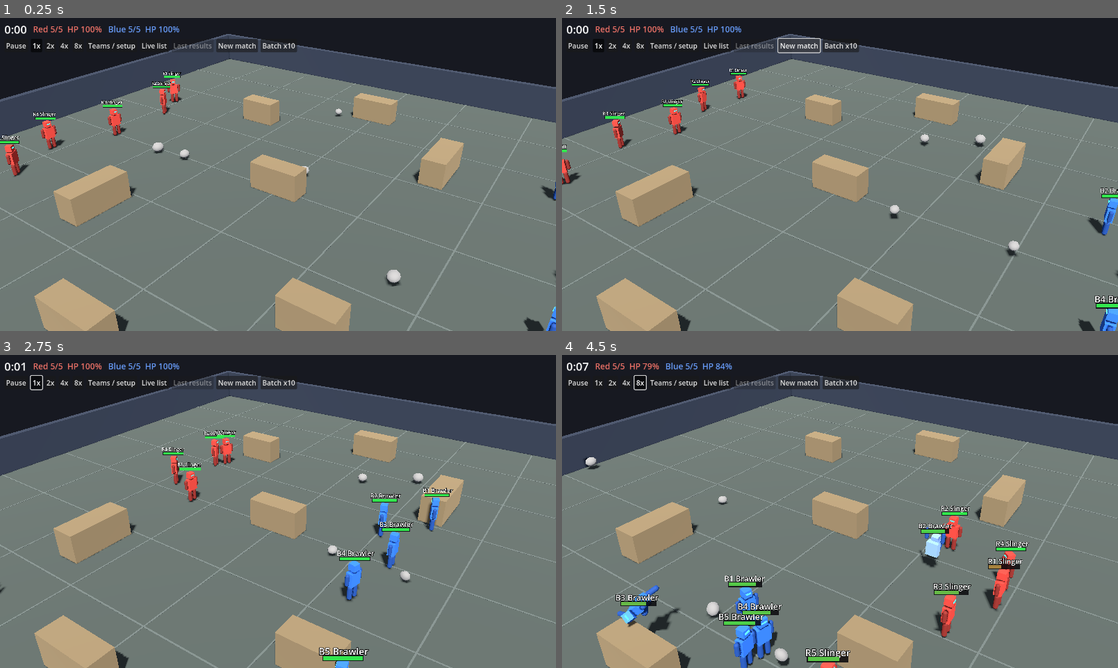
Above: before the commit, frames 1-4 (two rows, left to right).
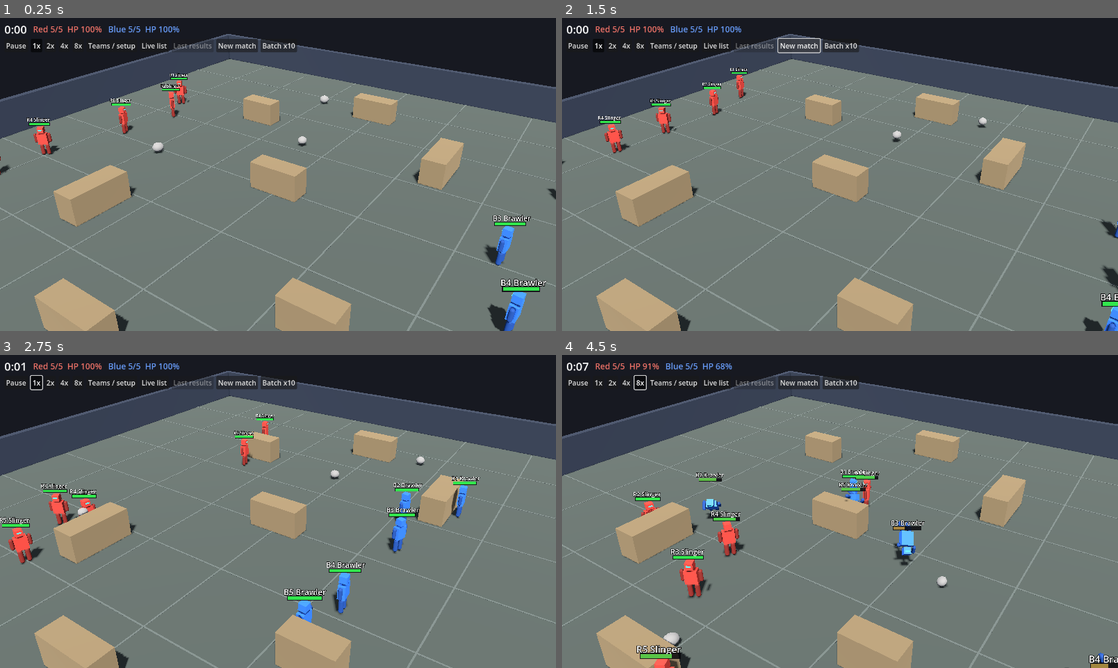
Above: after the commit, the same moments.

Repository: nathandunn/legion-bots
Game: Godot game, scene res://scenes/Main.tscn
The game is run twice, just before and just after one commit, with the same random seed, the same clock (stepped at 60 frames per second) and the same inputs.
Inputs:
- Up to frame 1 (0.25 s): no input
- Up to frame 2 (1.5 s): click "New match" at 0.5 s; click "New match" at 1.25 s
- Up to frame 3 (2.75 s): click "1x" at 2 s
- Up to frame 4 (4.5 s): click "2x" at 2.75 s; click "4x" at 3.5 s; click "8x" at 4.25 s

The runs differ from the first frame. In frame 1, 3.3% of the frame differs, in the area x 0-100%, y 17-100%; in frame 2, 2.7%; in frame 3, 5.5%; in frame 4, 8.1%, in the area x 4-100%, y 2-100%.

Commit message:
A protect trait: guard your mates, get between them and their attacker; Guardian preset
Co-Authored-By: Claude Fable 5.1 <noreply@anthropic.com>
Claude-Session: https://claude.ai/code/session_015ktb7N8AS55Y2xXNwii5wR

Diff:
--- a/scripts/hud.gd
+++ b/scripts/hud.gd
@@ -8,7 +8,7 @@
 signal speed_changed(scale: float)
 signal pause_toggled(paused: bool)
 
-const PRESET_LIST := ["Balanced", "Brawler", "Slinger", "Coward", "Tactician", "Random", "Custom"]
+const PRESET_LIST := ["Balanced", "Brawler", "Slinger", "Coward", "Tactician", "Guardian", "Random", "Custom"]
 
 var manager: MatchManager
 var timer_label: Label
--- a/scripts/personality.gd
+++ b/scripts/personality.gd
@@ -3,7 +3,7 @@
 ## A bag of 0..1 traits that shape a robot's utility scores.
 ## Deliberately flat so it can be swapped for the sim-core schema later.
 
-const TRAITS: Array[String] = ["aggression", "caution", "rock_love", "accuracy", "teamwork", "patience", "survival"]
+const TRAITS: Array[String] = ["aggression", "caution", "rock_love", "accuracy", "teamwork", "patience", "survival", "protect"]
 
 const TRAIT_HELP := {
 	"aggression": "Chase, punch, throw early",
@@ -13,14 +13,16 @@
 	"teamwork": "Stick with the pack",
 	"patience": "Hold position, wait for shots",
 	"survival": "When hurt: back off, grab a rock, throw from range",
+	"protect": "Guard mates: go for whoever is on them, stand over the fallen",
 }
 
 const PRESETS := {
-	"Brawler":   {"aggression": 0.95, "caution": 0.15, "rock_love": 0.15, "accuracy": 0.50, "teamwork": 0.40, "patience": 0.10, "survival": 0.10},
-	"Slinger":   {"aggression": 0.70, "caution": 0.55, "rock_love": 0.95, "accuracy": 0.85, "teamwork": 0.40, "patience": 0.50, "survival": 0.55},
-	"Coward":    {"aggression": 0.20, "caution": 0.95, "rock_love": 0.70, "accuracy": 0.50, "teamwork": 0.60, "patience": 0.80, "survival": 0.95},
-	"Tactician": {"aggression": 0.55, "caution": 0.60, "rock_love": 0.70, "accuracy": 0.80, "teamwork": 0.90, "patience": 0.70, "survival": 0.70},
-	"Balanced":  {"aggression": 0.50, "caution": 0.50, "rock_love": 0.50, "accuracy": 0.50, "teamwork": 0.50, "patience": 0.50, "survival": 0.50},
+	"Brawler":   {"aggression": 0.95, "caution": 0.15, "rock_love": 0.15, "accuracy": 0.50, "teamwork": 0.40, "patience": 0.10, "survival": 0.10, "protect": 0.30},
+	"Slinger":   {"aggression": 0.70, "caution": 0.55, "rock_love": 0.95, "accuracy": 0.85, "teamwork": 0.40, "patience": 0.50, "survival": 0.55, "protect": 0.25},
+	"Coward":    {"aggression": 0.20, "caution": 0.95, "rock_love": 0.70, "accuracy": 0.50, "teamwork": 0.60, "patience": 0.80, "survival": 0.95, "protect": 0.05},
+	"Tactician": {"aggression": 0.55, "caution": 0.60, "rock_love": 0.70, "accuracy": 0.80, "teamwork": 0.90, "patience": 0.70, "survival": 0.70, "protect": 0.70},
+	"Guardian":  {"aggression": 0.70, "caution": 0.35, "rock_love": 0.35, "accuracy": 0.55, "teamwork": 0.85, "patience": 0.40, "survival": 0.25, "protect": 0.95},
+	"Balanced":  {"aggression": 0.50, "caution": 0.50, "rock_love": 0.50, "accuracy": 0.50, "teamwork": 0.50, "patience": 0.50, "survival": 0.50, "protect": 0.50},
 }
 
 var traits: Dictionary = {}
--- a/scripts/robot.gd
+++ b/scripts/robot.gd
@@ -484,6 +484,13 @@
 		if not _clear_line(origin, r.global_position + Vector3(0, aim_y, 0)):
 			continue
 		var cost := d + (12.0 if r.down_timer > 0.0 else 0.0)
+		# the protective aim first at an enemy who is on one of ours
+		var protect := personality.get_trait("protect")
+		if protect > 0.05:
+			for m: Robot in manager.alive_robots():
+				if m.team == team and m != self and m._flat_dist(r.global_position) < 4.5:
+					cost -= 10.0 * protect
+					break
 		if cost < best_cost:
 			best_cost = cost
 			best = r
@@ -549,6 +556,42 @@
 		if d < bd:
 			bd = d
 			best = r
+	return best
+
+
+## A mate in trouble: floored, or with an enemy at his throat. Returns {mate, enemy, urgency} or {}.
+## Urgency grows as the mate's HP falls and when he is down; nothing if he is far away.
+func _mate_in_trouble() -> Dictionary:
+	var best := {}
+	var best_u := 0.0
+	for m: Robot in manager.alive_robots():
+		if m.team != team or m == self:
+			continue
+		var md := _flat_dist(m.global_position)
+		if md > 24.0:
+			continue
+		var foe: Robot = null
+		var fd := INF
+		for e: Robot in manager.alive_robots():
+			if e.team == team or e.down_timer > 0.0:
+				continue
+			var d := m._flat_dist(e.global_position)
+			if d < fd:
+				fd = d
+				foe = e
+		if foe == null:
+			continue
+		var reach := 6.5 if m.down_timer > 0.0 else 4.0
+		if fd > reach:
+			continue
+		var u := (1.0 - fd / reach) * 0.6 + 0.4
+		u *= 0.7 + 0.6 * (1.0 - m.hp / MAX_HP)
+		if m.down_timer > 0.0:
+			u *= 1.4
+		u *= clampf(1.3 - md / 24.0, 0.3, 1.0)
+		if u > best_u:
+			best_u = u
+			best = {"mate": m, "enemy": foe, "urgency": u}
 	return best
 
 
@@ -633,6 +676,7 @@
 	var teamwork := P.get_trait("teamwork")
 	var patience := P.get_trait("patience")
 	var survival := P.get_trait("survival")
+	var protect := P.get_trait("protect")
 
 	var enemy := _nearest_enemy()
 	var edist := _flat_dist(enemy.global_position) if enemy != null else INF
@@ -717,6 +761,15 @@
 		scores["kite"] = s3 * flee_sense
 		if _flee_timer > 0.0:
 			scores["kite"] = 2.5  # just poked someone: run
+	# guard a mate who has someone on him: get between them and deal with the attacker
+	var trouble := _mate_in_trouble() if protect > 0.05 else {}
+	if not trouble.is_empty():
+		var sg: float = 0.15 + protect * 1.5 * trouble["urgency"]
+		if hpf < 0.25:
+			sg *= 0.5  # not much use to anyone half dead
+		if not _will_box(edist):
+			sg *= 0.45 if held_rock != null else 0.2  # the non-boxers guard with rocks, not fists
+		scores["guard"] = sg
 	# regroup with the pack
 	scores["regroup"] = teamwork * clampf(cdist / 14.0, 0.0, 1.0) * 0.85
 	# idle / hold position
@@ -831,6 +884,35 @@
 			var to := hide_spot - global_position
 			to.y = 0.0
 			move_dir = to.normalized() if to.length() > 0.8 else Vector3.ZERO
+		"guard":
+			var mate: Robot = trouble["mate"]
+			var foe: Robot = trouble["enemy"]
+			face_point = foe.global_position
+			has_face_point = true
+			var fd := _flat_dist(foe.global_position)
+			if held_rock != null and throw_timer <= 0.0 and fd > 3.0 and fd <= THROW_RANGE and _can_see(foe.global_position + Vector3(0, 1.1, 0)):
+				_throw_at(foe)  # the attacker gets the rock, whoever is nearer
+			if _will_box(fd):
+				# stand between the attacker and the mate, then close and hit
+				var between: Vector3 = mate.global_position + (foe.global_position - mate.global_position).normalized() * 1.3
+				between.y = 0.0
+				var target: Vector3 = foe.global_position if fd < 4.0 else between
+				var to := target - global_position
+				to.y = 0.0
+				move_dir = to.normalized() if to.length() > 0.6 else Vector3.ZERO
+				if fd <= PUNCH_REACH and punch_timer <= 0.0:
+					_punch()
+			else:
+				# keep at throwing distance from the attacker, on the mate's side
+				var to := foe.global_position - global_position
+				to.y = 0.0
+				to = to.normalized()
+				if fd > _throw_dist():
+					move_dir = to
+				elif fd < 6.0:
+					move_dir = _keep_in_arena(-to)
+				else:
+					move_dir = Vector3.ZERO
 		"regroup":
 			var to := centroid - global_position
 			to.y = 0.0
Not shown, changed: README.md
Not shown, changed: dist/index.html
Not shown, changed: dist/index.js.gz
Not shown, changed: dist/index.pck.gz
Not shown, changed: dist/index.wasm.gz
